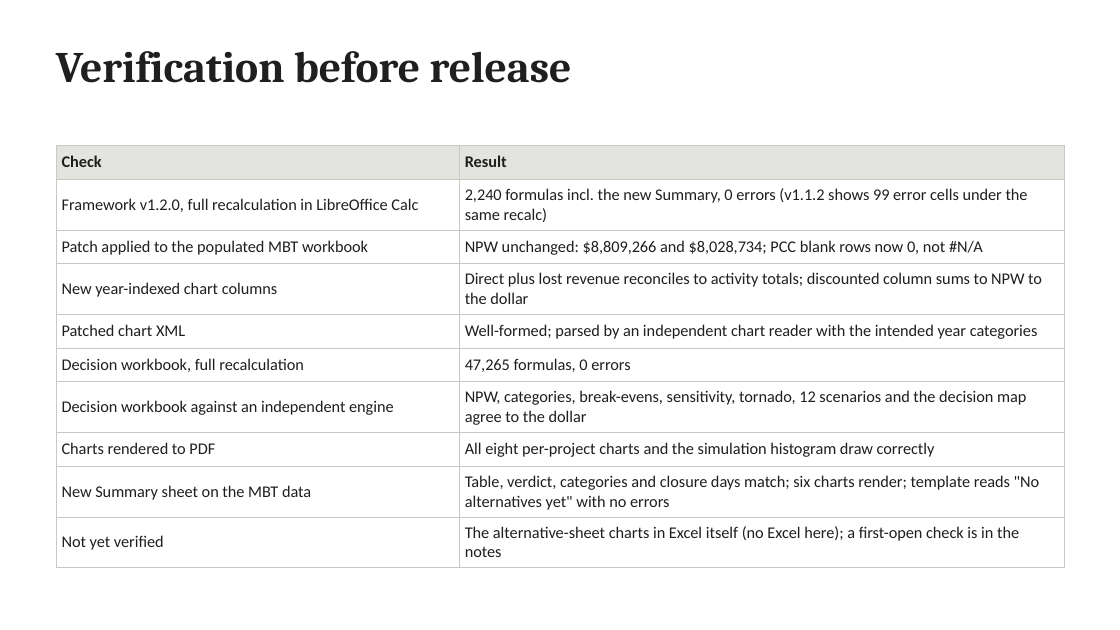
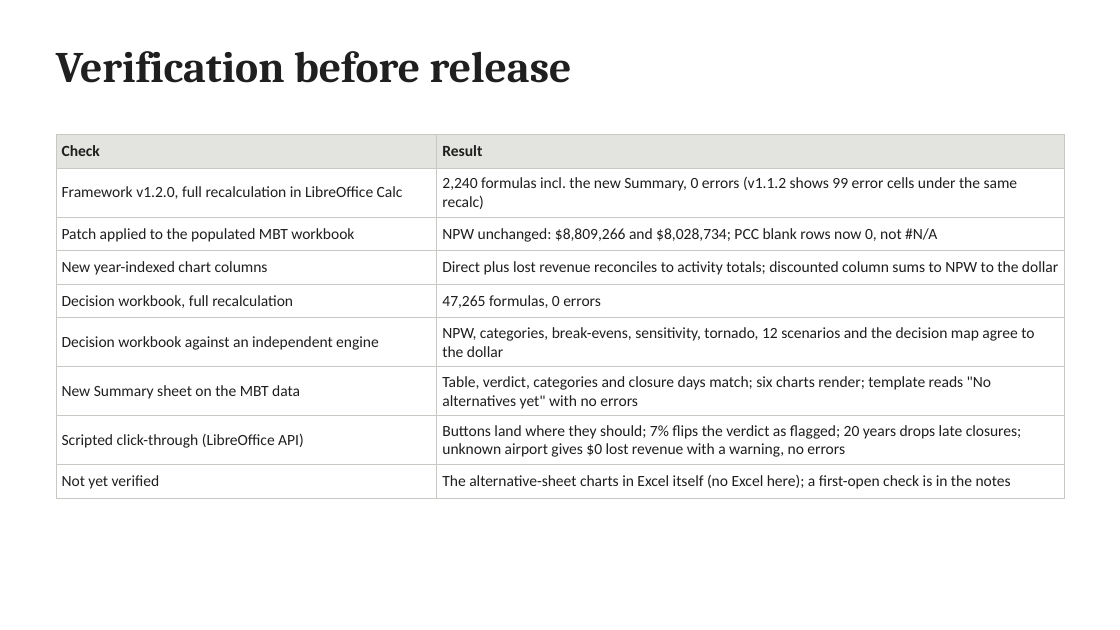
Before and after one commit to JosephD130/lcca-dashboard, a slide deck: slide 17 of tdot-lcca/TDOT_LCCA_Review_and_v1.2.0_Update.pptx. Drawn at 1120x630 pixels with LibreOffice and Linux fonts; fonts in the diff are those of the drawing. Boxes give left, top, right and bottom in pixels: in the first picture for what was removed or moved away, otherwise in the second. Text is boxed around its words. In the diff, an @@ line names an element or a change of style, - is before the commit and + after.

```diff
--- a/tdot-lcca/TDOT_LCCA_Review_and_v1.2.0_Update.pptx
+++ b/tdot-lcca/TDOT_LCCA_Review_and_v1.2.0_Update.pptx
@@ table at [56,134,1064,493] @@
-row 5: Patched chart XML | Well-formed; parsed by an independent chart reader with the intended year categories
-row 8: Charts rendered to PDF | All eight per-project charts and the simulation histogram draw correctly
+row 8: Scripted click-through (LibreOffice API) | Buttons land where they should; 7% flips the verdict as flagged; 20 years drops late closures; unknown airport gives $0 lost revenue with a warning, no errors
@@ table: place and size @@
-table at [56,146,1064,561]
+table at [56,134,1064,493]
```
Also in this commit, not shown: 13 other files.
